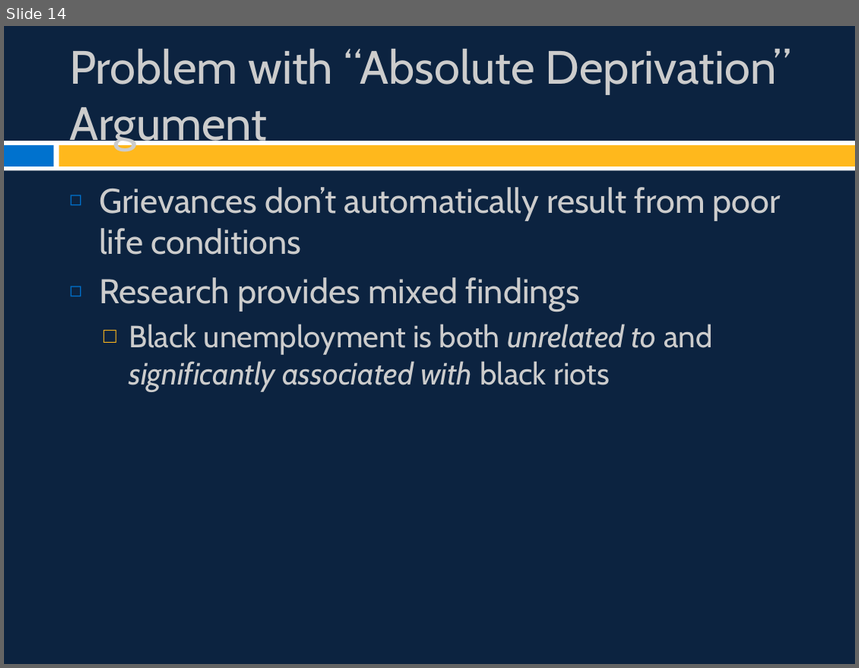
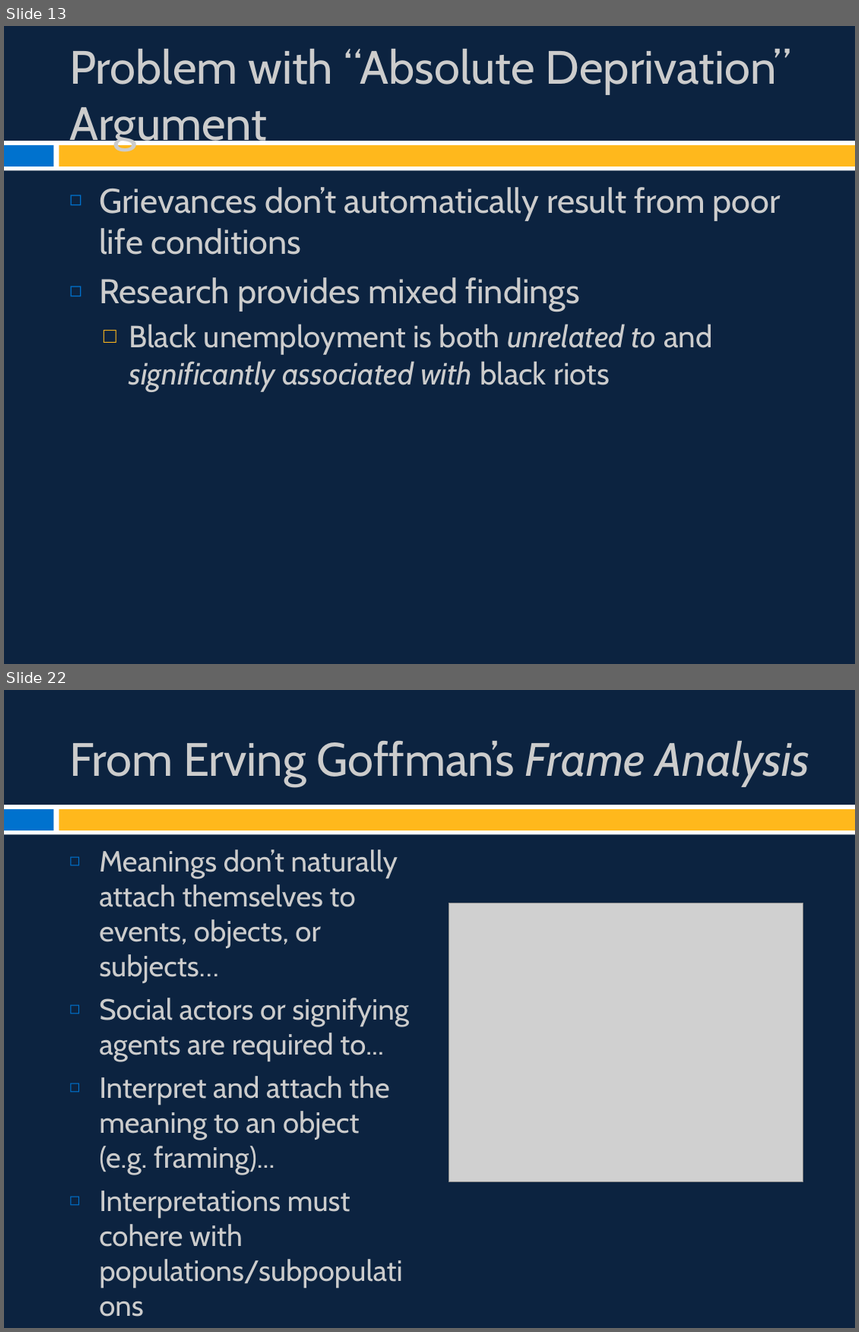
Before and after one commit to burrelvannjr/movements_csuf, a slide deck: ppts/Chapter 2 Slides.pptx. Shown one above the other, each under a label of ours: slide 14 before the commit, slides 13 and 22 after it; the slides between them are not shown. The pictures are 859x668 and 859x1332 pixels, drawn with LibreOffice and Linux fonts; fonts in the diff are those of the drawing; grey boxes stand for pictures. Boxes give left, top, right and bottom in pixels: in the first picture for what was removed or moved away, otherwise in the second. Text is boxed around its words. In the diff, an @@ line names an element or a change of style, - is before the commit and + after.

```diff
--- a/ppts/Chapter 2 Slides.pptx
+++ b/ppts/Chapter 2 Slides.pptx
@@ slide 22 added at (x1=4, y1=690, x2=855, y2=1328), background #0C2340; not listed: 3 template elements that a slide beside it also shows @@
@@ title added at (x1=69, y1=741, x2=810, y2=787), 39.6 pt, text #CCCCCC @@
+From Erving Goffman’s Frame Analysis
@@ text added at (x1=99, y1=850, x2=409, y2=1247), 24.6 pt, text #CCCCCC @@
+◻ Meanings don’t naturally attach themselves to events, objects, or subjects…
+◻ Social actors or signifying agents are required to...
+◻ Interpret and attach the meaning to an object (e.g. framing)...
+◻ Interpretations must cohere with populations/subpopulations
@@ picture added at (x1=449, y1=904, x2=804, y2=1182) @@
@@ what was slide 14 is now slide 13 @@
```
Also in this commit, not shown: 6 slides changed, 12 other slides added, 1 slide removed, 42 other files.
